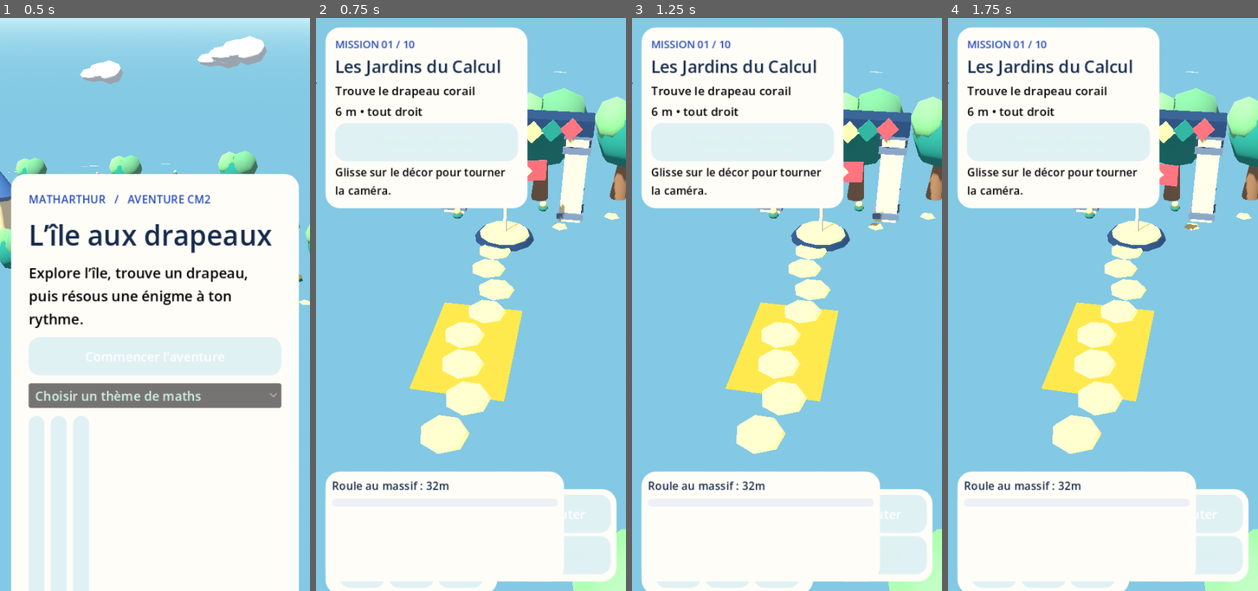
Above: before the commit, frames 1-4 (left to right).
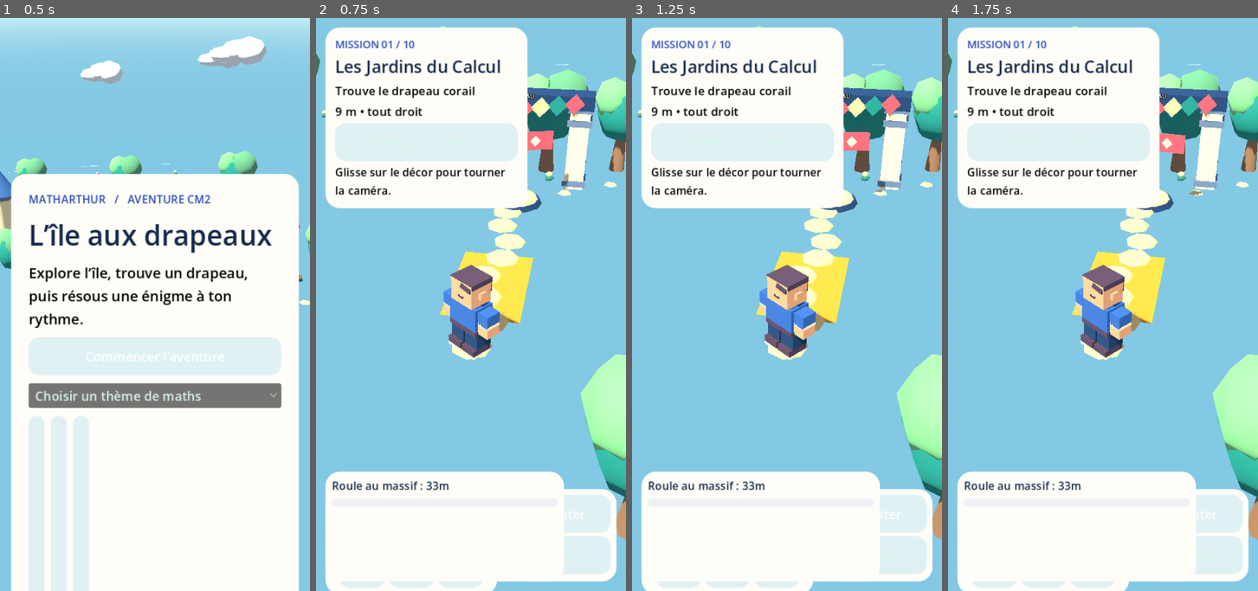
Above: after the commit, the same moments.

Repository: MonsieurHage/matharthur
Game: Godot game, scene res://scenes/MainMenu.tscn
The game is run twice, just before and just after one commit, with the same random seed, the same clock (stepped at 60 frames per second) and the same inputs.
Inputs:
- Up to frame 1 (0.5 s): no input
- Up to frame 2 (0.75 s): click "Commencer l’aventure" at 0.5 s
- Up to frame 3 (1.25 s): no input
- Up to frame 4 (1.75 s): click "Haut" at 1.25 s

Frame 1 is identical in both runs. In frame 2, 18% of the frame differs, in the area x 0-100%, y 1-100%; in frame 3, 18%; in frame 4, 18%.

Commit message:
fix: collision des tours et lancement du quiz apres tonte

Diff:
--- a/scripts/ui/IslandAdventure.gd
+++ b/scripts/ui/IslandAdventure.gd
@@ -53,6 +53,7 @@
 var started_once := false
 var tondeuse_min_area := 300.0
 var tondeuse_area := 0.0
+var tondeuse_seen := false
 
 func _ready() -> void:
 	_set_world(0)
@@ -288,6 +289,7 @@
 
 func _tondeuse_done() -> void:
 	tondeuse_done = true
+	tondeuse_seen = true
 	Wallet.add(30)
 	GameState.add_xp(30)
 	GameState.record_answer("Nombres et calculs", true)
@@ -433,7 +435,7 @@
 	if is_instance_valid(art.shipwalk):
 		art.shipwalk.position += Vector3(0, sin(clock * 0.4) * 0.03, 0)
 		art._update_shipwalk()
-	if biome == 0 and not tondeuse_done:
+	if biome == 0 and not tondeuse_done and not tondeuse_seen:
 		_update_tondeuse(delta)
 	if biome != 0 and (not started_once or index > 0):
 		if not started_once:
@@ -489,7 +491,7 @@
 	if absf(right_distance) > absf(forward_distance):
 		bearing = "à droite" if right_distance > 0 else "à gauche"
 	play_target.text = "%d m • %s" % [ceili(distance), bearing]
-	if body.is_on_floor() and (biome != 0 or tondeuse_done) and distance < 1.85:
+	if body.is_on_floor() and (biome != 0 or tondeuse_seen or tondeuse_done) and distance < 1.85:
 		_show_question()
 
 func _show_question() -> void:
--- a/scripts/ui/IslandArt.gd
+++ b/scripts/ui/IslandArt.gd
@@ -186,6 +186,8 @@
 
 func _gate(place: Vector3):
 	for sign_value in [-1, 1]:
+		var post_x: float = place.x + sign_value * 2.1
+		_solid_box(Vector3(post_x, 1.6, place.z), Vector3(0.75, 3.2, 0.78))
 		var x: float = place.x + sign_value * 2.1
 		_box(self, Vector3(0.75, 3.2, 0.78), Vector3(x, 1.6, place.z), CREAM)
 		for y in [0.24, 2.6, 3.1]:
@@ -203,6 +205,7 @@
 	_disc(self, 1, 1, 0.21, place + Vector3(0, 2.95, 0), ROCK, 8)
 	_disc(self, 0.09, 1.17, 1.65, place + Vector3(0, 3.95, 0), Color("#4775ba"), 8)
 	_boulder(self, Vector3(0.16, 0.20, 0.16), place + Vector3(0, 4.86, 0), SAND)
+	_solid_round(self, place + Vector3(0, 1.55, 0), 0.96, 3.1)
 
 
 func _make_flag():
@@ -230,6 +233,7 @@
 
 func _make_avatar():
 	avatar = CharacterBody3D.new()
+	add_child(avatar)
 	avatar.motion_mode = CharacterBody3D.MOTION_MODE_GROUNDED
 	avatar.floor_snap_length = 0.18
 	avatar.collision_layer = 2
--- a/tests/IslandSmoke.gd
+++ b/tests/IslandSmoke.gd
@@ -31,6 +31,8 @@
 		_check(bank.size() >= adventure.TOTAL, "Le thème propose dix questions différentes")
 		await _capture("carte-%s" % i)
 	adventure._start("Nombres et calculs")
+	adventure.tondeuse_seen = true
+	adventure.tondeuse_done = true
 	await _capture("ile")
 	_check(adventure.mode == "island" and adventure.seen.is_empty(), "Aucune question avant le drapeau")
 	await _check_controls()
